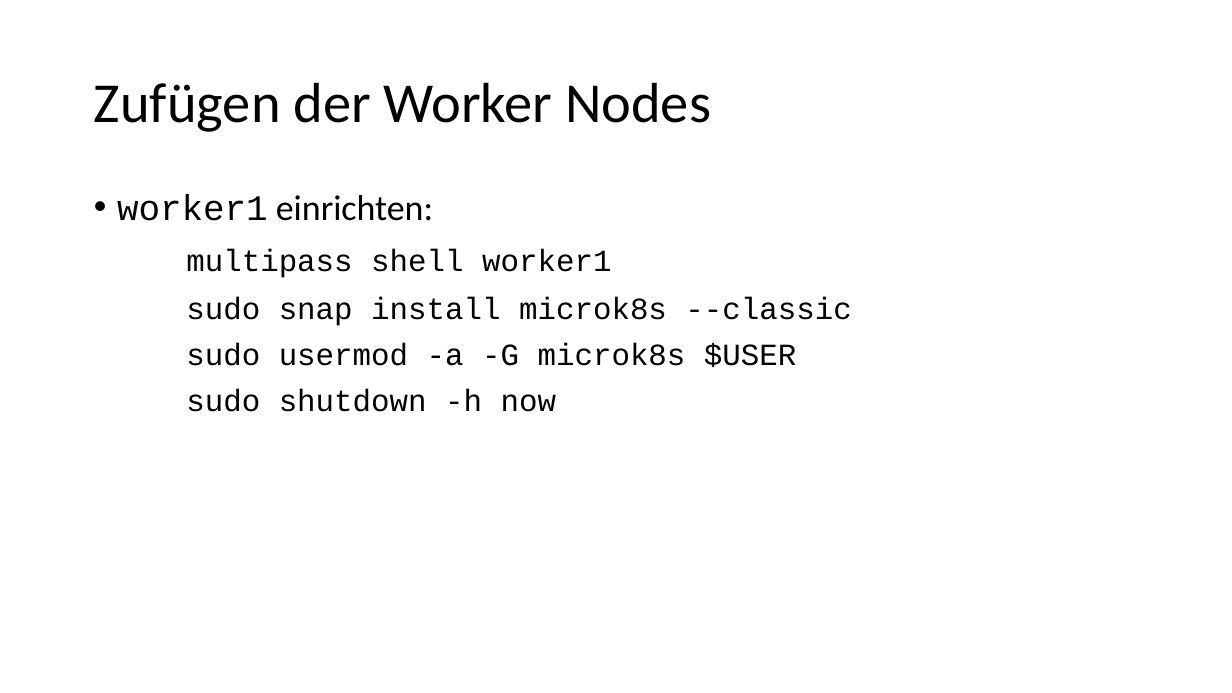
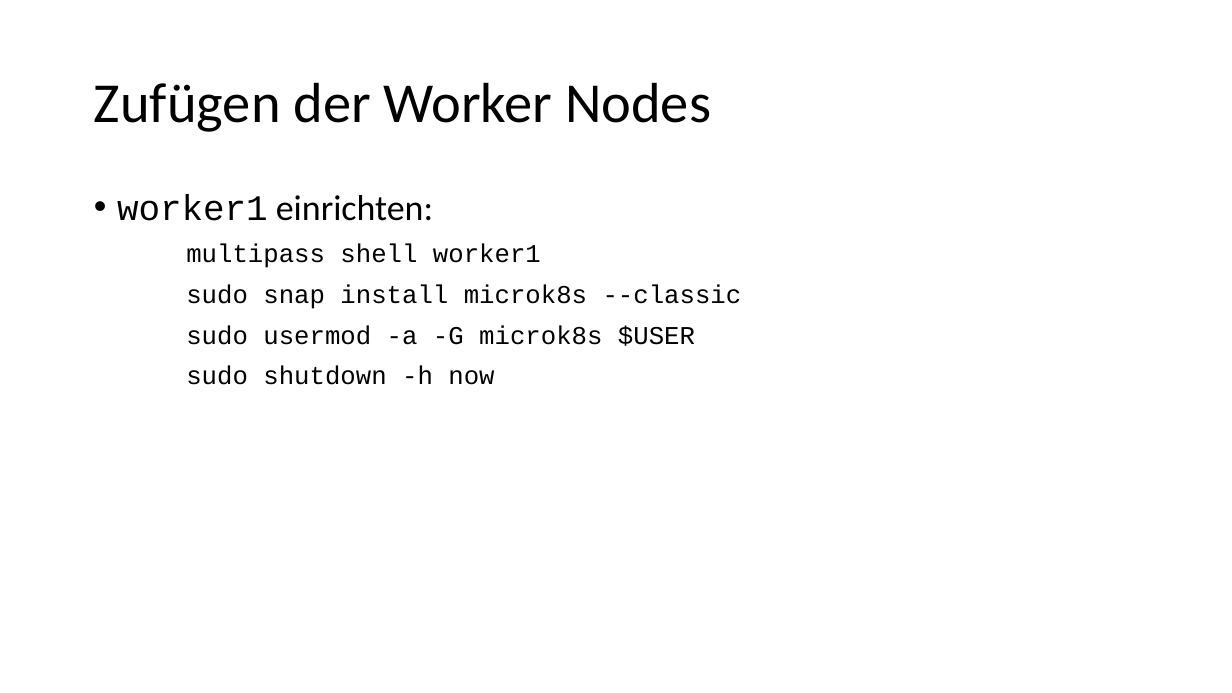
Before and after one commit to igeldo/PR4-SoSe23, a slide deck: slide 6 of sample/kubernetes/Bring your own device - Vorbereitung.pptx. Drawn at 1232x693 pixels with LibreOffice and Linux fonts; fonts in the diff are those of the drawing. Boxes give left, top, right and bottom in pixels: in the first picture for what was removed or moved away, otherwise in the second. Text is boxed around its words. In the diff, an @@ line names an element or a change of style, - is before the commit and + after.

```diff
--- a/sample/kubernetes/Bring your own device - Vorbereitung.pptx
+++ b/sample/kubernetes/Bring your own device - Vorbereitung.pptx
@@ text at (186,244,742,385): size 24 to 20 pt in "multipass shell worker1", "sudo snap install microk8s --classic", "sudo usermod -a -G microk8s $USER", "sudo shutdown -h now" @@
```
Also in this commit, not shown: 4 other slides changed.
